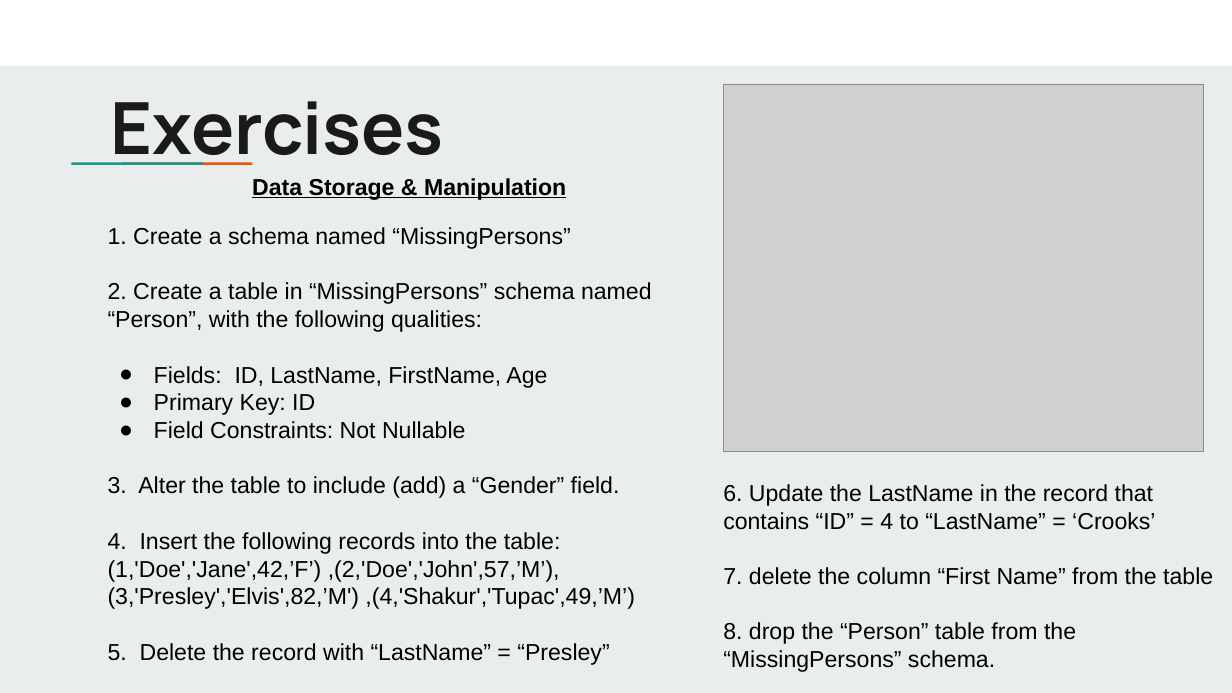
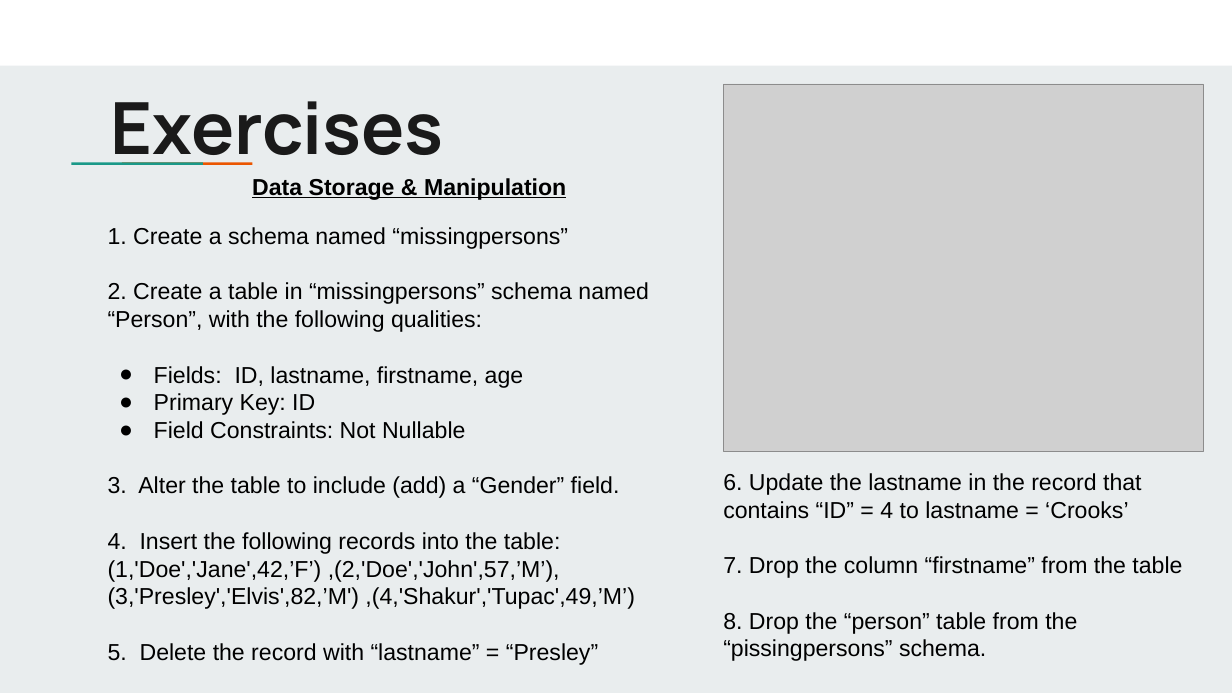
Before and after one commit to jbergmann56/OSDA-DataManipulationAndManagement, a slide deck: slide 12 of Lectures/(3) Extracting & Storing Data.pptx (slide 13 before the commit). Drawn at 1232x693 pixels with LibreOffice and Linux fonts; fonts in the diff are those of the drawing; grey boxes stand for pictures. Boxes give left, top, right and bottom in pixels: in the first picture for what was removed or moved away, otherwise in the second. Text is boxed around its words. In the diff, an @@ line names an element or a change of style, - is before the commit and + after.

```diff
--- a/Lectures/(3) Extracting & Storing Data.pptx
+++ b/Lectures/(3) Extracting & Storing Data.pptx
@@ text at (108,227,649,388): text changed @@
-1. Create a schema named “MissingPersons”
-2. Create a table in “MissingPersons” schema named “Person”, with the following qualities:
-● Fields: ID, LastName, FirstName, Age
+1. Create a schema named “missingpersons”
+2. Create a table in “missingpersons” schema named “Person”, with the following qualities:
+● Fields: ID, lastname, firstname, age
@@ text at (723,473,1182,661): text changed @@
-6. Update the LastName in the record that contains “ID” = 4 to “LastName” = ‘Crooks’
-7. delete the column “First Name” from the table
-8. drop the “Person” table from the “MissingPersons” schema.
+6. Update the lastname in the record that contains “ID” = 4 to lastname = ‘Crooks’
+7. Drop the column “firstname” from the table
+8. Drop the “person” table from the “pissingpersons” schema.
@@ text at (108,643,598,665): text changed @@
-5. Delete the record with “LastName” = “Presley”
+5. Delete the record with “lastname” = “Presley”
```
Also in this commit, not shown: 7 other slides changed, 1 slide removed, 11 other files.
